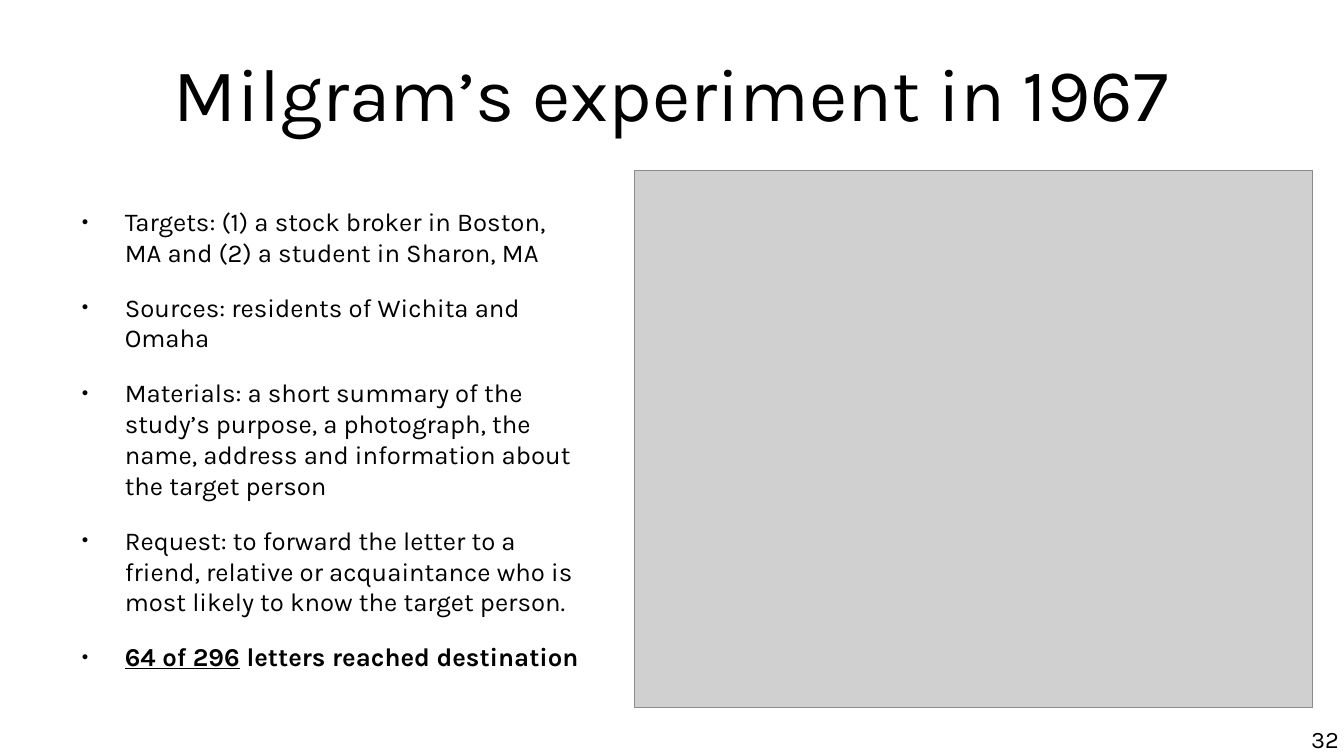
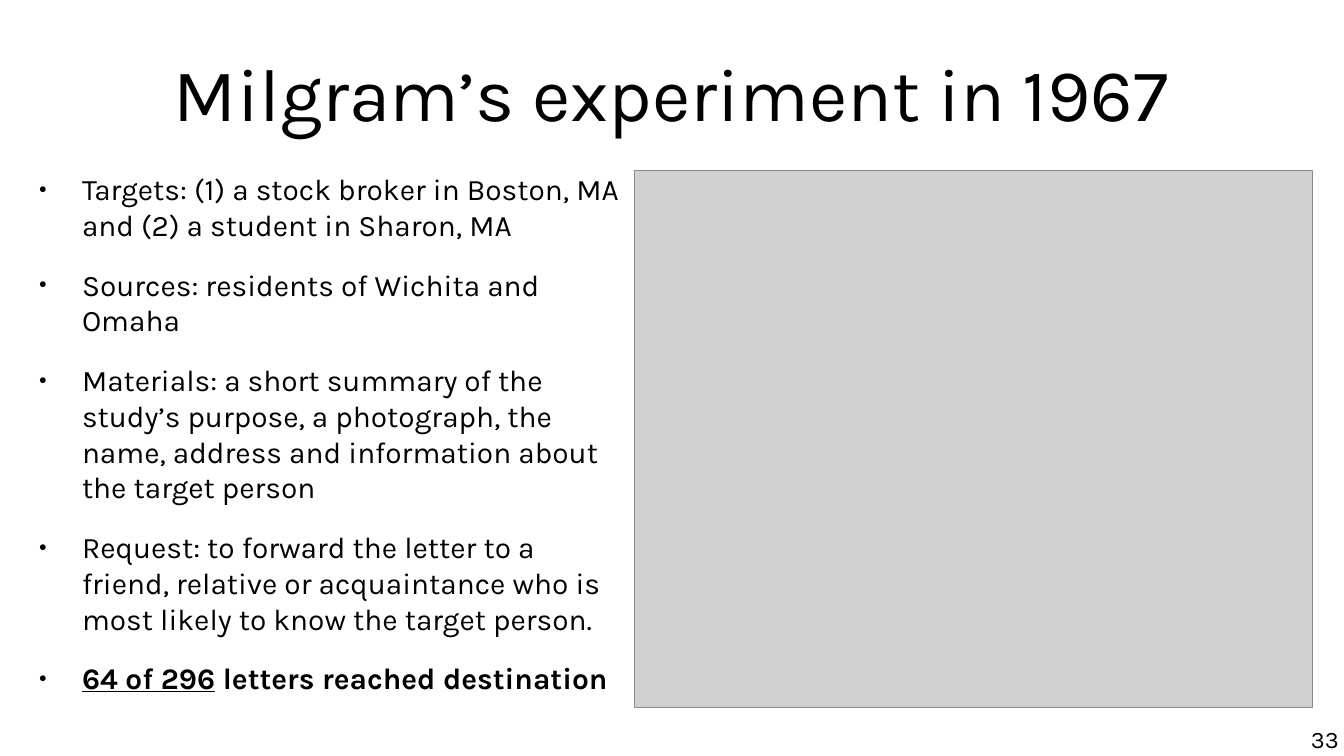
Before and after one commit to chatox/networks-science-course, a slide deck: slide 33 of theory/tt03_random_networks.odp (slide 32 before the commit). Drawn at 1344x756 pixels with LibreOffice and Linux fonts; fonts in the diff are those of the drawing; grey boxes stand for pictures. Boxes give left, top, right and bottom in pixels: in the first picture for what was removed or moved away, otherwise in the second. Text is boxed around its words. In the diff, an @@ line names an element or a change of style, - is before the commit and + after.

```diff
--- a/theory/tt03_random_networks.odp
+++ b/theory/tt03_random_networks.odp
@@ text "Targets: (1) a stock broker ..." moved from (x1=125, y1=212, x2=572, y2=618) to (x1=82, y1=178, x2=618, y2=692) @@
@@ text "Targets: (1) a stock broker ..." at (x1=82, y1=178, x2=618, y2=692): size 15.2 to 17.6 pt @@
@@ page number at (x1=1311, y1=733, x2=1339, y2=749): text changed @@
-32
+33
```
Also in this commit, not shown: 14 other slides changed, 1 slide added, 4 other files.
